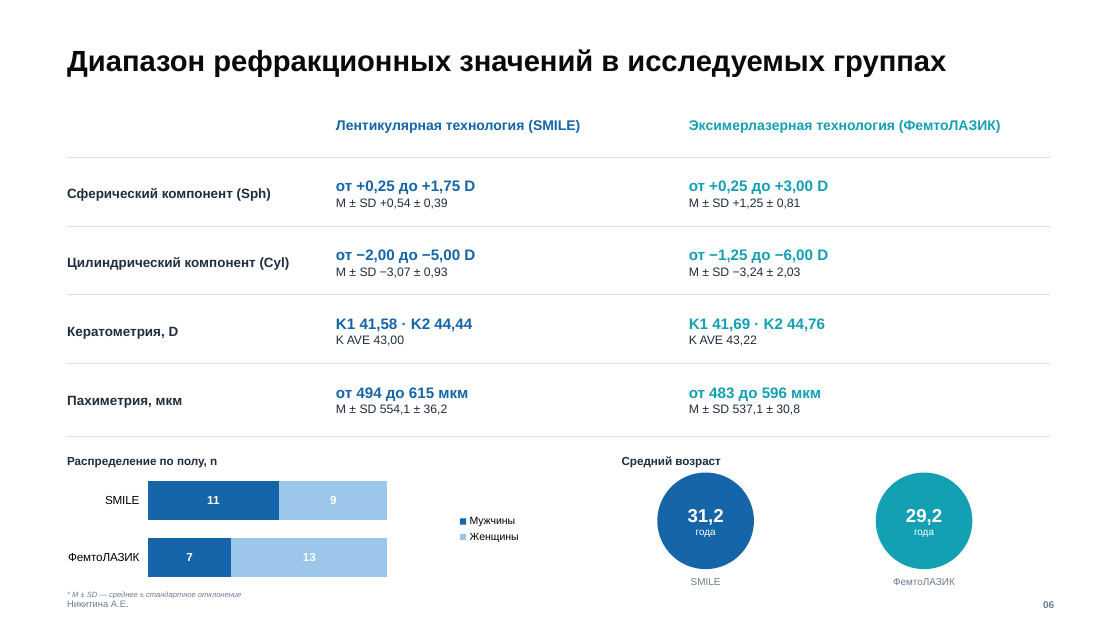
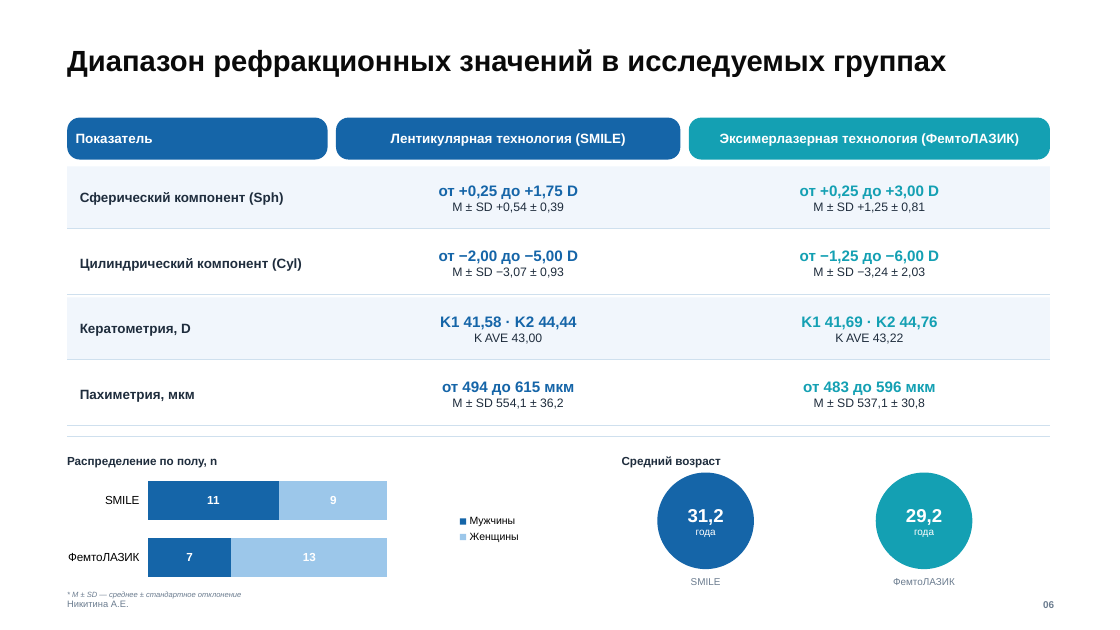
Before and after one commit to anastasianik2403-source/Mixed-astigmatism-calculator, a slide deck: slide 6 of presentations/Template1_Blue-Modern.pptx. Drawn at 1120x630 pixels with LibreOffice and Linux fonts; fonts in the diff are those of the drawing; background and template pictures are left out. Boxes give left, top, right and bottom in pixels: in the first picture for what was removed or moved away, otherwise in the second. Text is boxed around its words. In the diff, an @@ line names an element or a change of style, - is before the commit and + after.

```diff
--- a/presentations/Template1_Blue-Modern.pptx
+++ b/presentations/Template1_Blue-Modern.pptx
@@ rounded rectangle added at (67, 118, 328, 160), fill #1565A8 @@
@@ rounded rectangle added at (336, 118, 681, 160), fill #1565A8 @@
@@ text "Лентикулярная технология (SMILE)": place and size @@
-text "Лентикулярная технология (SMILE)" at (336, 120, 580, 133)
+text "Лентикулярная технология (SMILE)" at (391, 133, 626, 146)
@@ text "Лентикулярная технология (SMILE)" at (391, 133, 626, 146): size 12 to 11.5 pt, text colour #1565A8 to #FFFFFF; alignment left to centre @@
@@ rounded rectangle added at (689, 118, 1050, 160), fill #14A0B3 @@
@@ text "Эксимерлазерная технология (ФемтоЛАЗИК)": place and size @@
-text "Эксимерлазерная технология (ФемтоЛАЗИК)" at (689, 120, 1001, 133)
+text "Эксимерлазерная технология (ФемтоЛАЗИК)" at (720, 133, 1019, 146)
@@ text "Эксимерлазерная технология (ФемтоЛАЗИК)" at (720, 133, 1019, 146): size 12 to 11.5 pt, text colour #14A0B3 to #FFFFFF; alignment left to centre @@
@@ text added at (76, 133, 153, 143), 11.5 pt, text #FFFFFF, bold @@
+Показатель
@@ rectangle added at (67, 166, 1050, 229), fill #F1F6FC @@
@@ text "Сферический компонент (Sph)": place and size @@
-text "Сферический компонент (Sph)" at (67, 188, 271, 201)
+text "Сферический компонент (Sph)" at (80, 192, 283, 205)
@@ text "Цилиндрический компонент (Cyl)": place and size @@
-text "Цилиндрический компонент (Cyl)" at (67, 257, 290, 270)
+text "Цилиндрический компонент (Cyl)" at (80, 258, 302, 271)
@@ rectangle added at (67, 297, 1050, 360), fill #F1F6FC @@
@@ text "Кератометрия, D": place and size @@
-text "Кератометрия, D" at (67, 326, 179, 339)
+text "Кератометрия, D" at (80, 323, 191, 336)
@@ line moved from (67, 364) - (1050, 364) to (67, 360) - (1050, 360) @@
@@ text "Пахиметрия, мкм": place and size @@
-text "Пахиметрия, мкм" at (67, 395, 183, 408)
+text "Пахиметрия, мкм" at (80, 389, 195, 402)
@@ alignment left to centre in 8 elements at (800, 250, 939, 278), (801, 316, 938, 344), (800, 185, 939, 213), (439, 250, 578, 278), (803, 381, 936, 409), (440, 316, 577, 344), (439, 185, 578, 213), (442, 381, 574, 409) @@
@@ text "от 494 до 615 мкм": place and size @@
-text "от 494 до 615 мкм" at (336, 387, 468, 415)
+text "от 494 до 615 мкм" at (442, 381, 574, 409)
@@ text "от 483 до 596 мкм": place and size @@
-text "от 483 до 596 мкм" at (689, 387, 821, 415)
+text "от 483 до 596 мкм" at (803, 381, 936, 409)
@@ line moved from (67, 157) - (1050, 157) to (67, 425) - (1050, 425) @@
```
Also in this commit, not shown: 12 other slides changed, 8 other files.
